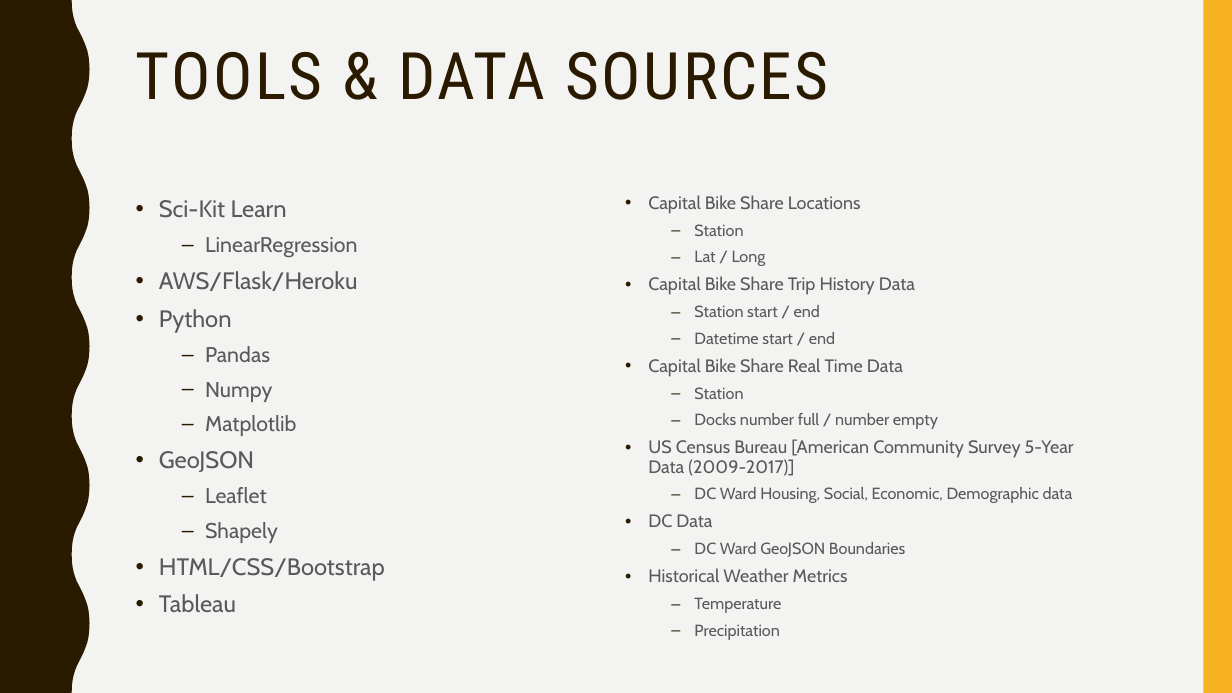
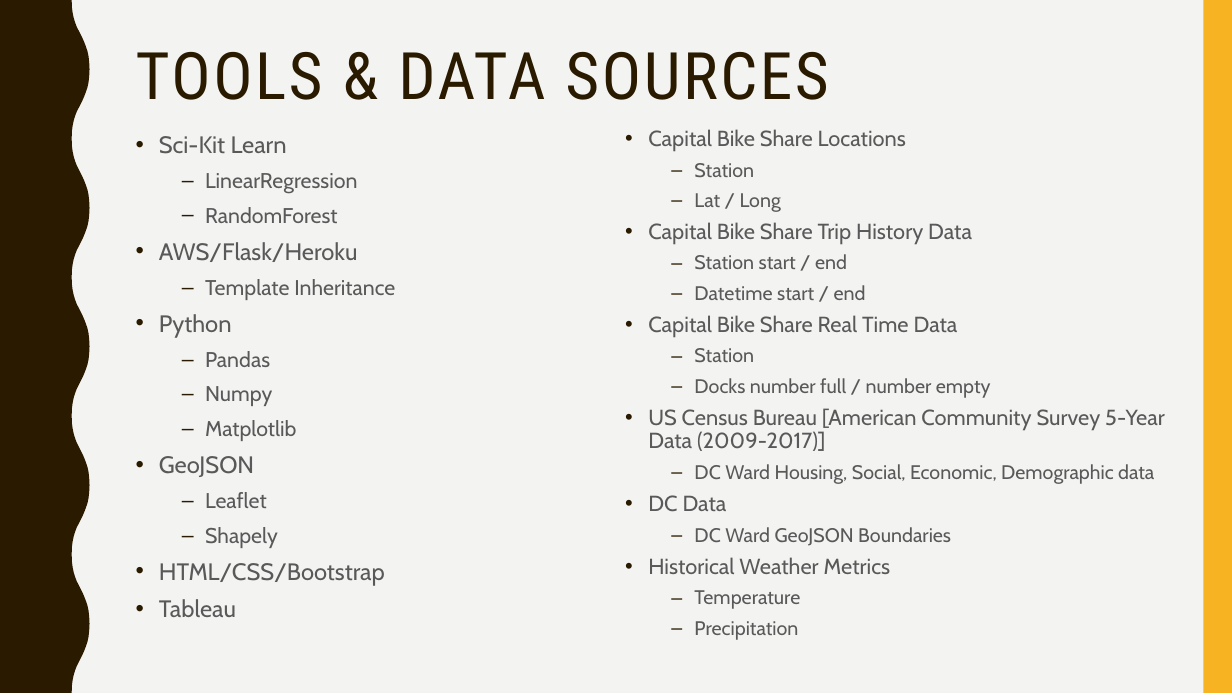
Before and after one commit to alpeshpatelgwu/Crabby-Cabis, a slide deck: slide 4 of Crabby Cabis Final Project.pptx. Drawn at 1232x693 pixels with LibreOffice and Linux fonts; fonts in the diff are those of the drawing. Boxes give left, top, right and bottom in pixels: in the first picture for what was removed or moved away, otherwise in the second. Text is boxed around its words. In the diff, an @@ line names an element or a change of style, - is before the commit and + after.

```diff
--- a/Crabby Cabis Final Project.pptx
+++ b/Crabby Cabis Final Project.pptx
@@ text "Sci-Kit Learn": place and size @@
-text "Sci-Kit Learn" at box(159, 200, 385, 612)
+text "Sci-Kit Learn" at box(159, 136, 395, 617)
@@ text "Capital Bike Share Locations": place and size @@
-text "Capital Bike Share Locations" at box(648, 195, 1074, 640)
+text "Capital Bike Share Locations" at box(648, 129, 1165, 640)
@@ text "Capital Bike Share Locations" at box(648, 129, 1165, 640): size 14 to 17 pt in "Capital Bike Share Locations", "Capital Bike Share Trip History Data", "Capital Bike Share Real Time Data", "US Census Bureau [American Community Survey 5-Year ..." and 2 more places; size 12.6 to 15.3 pt in "Station", "Lat / Long", "Station start / end", "Datetime start / end" and 6 more places @@
@@ text at box(205, 207, 338, 223): paragraph added @@
+  – RandomForest
@@ text at box(205, 279, 395, 300): paragraph added @@
+  – Template Inheritance
```
Also in this commit, not shown: 1 other slide changed, 1 slide added.
